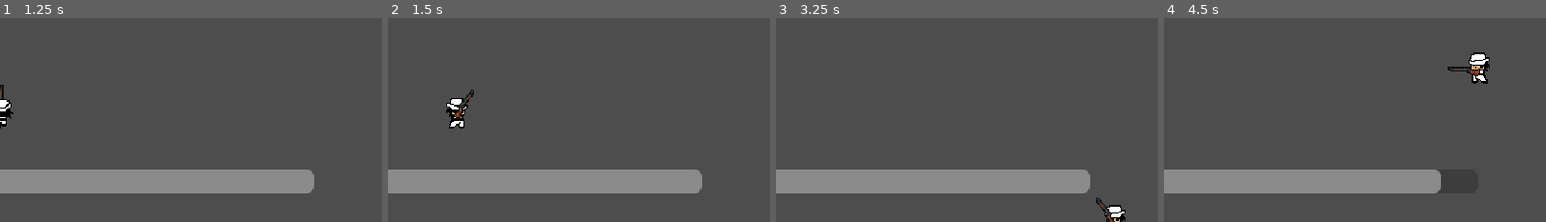
Above: before the commit, frames 1-4 (left to right).
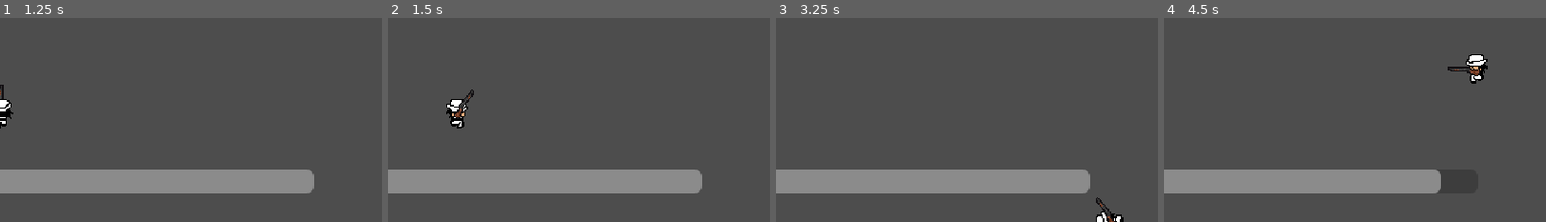
Above: after the commit, the same moments.

Repository: Kuran-002/Project-F
Game: Godot game, scene res://levels/main_menu/main_menu.tscn
Same seed, same stepped clock (60 frames per second), same inputs: the game is played once before the commit and once after it.
Inputs (mouse positions are % of the whole screen's width and height, from its top left):
- Up to frame 1 (1.25 s): click "Play" at 0.5 s
- Up to frame 2 (1.5 s): tap Enter at 1.25 s; move the mouse to (72, 42) at 1.27 s; hold D (move_right) from 1.28 s (still down); tap Space (dodge) at 1.35 s
- Up to frame 3 (3.25 s): move the mouse to (30, 53) at 2.02 s; release D (move_right) at 2.03 s; hold S (move_down) 2.03-2.78 s; tap Space (dodge) at 2.1, 3.05 s; move the mouse to (60, 24) at 2.77 s; hold D (move_right) from 2.78 s (still down); click (60, 24) at 2.85 s
- Up to frame 4 (4.5 s): move the mouse to (45, 69) at 3.52 s; release D (move_right) at 3.53 s; hold W (move_up) 3.53-4.28 s; tap Space (dodge) at 3.6, 4.35 s; move the mouse to (80, 63) at 4.27 s; hold A (move_left) from 4.28 s (still down)
The pictures show only the part of the screen within x 50-100%, y 50-100%; the shares and areas given below are measured in that part.

Frame 1 is identical in both runs. In frame 2, 0.2% of the frame differs, in the area x 15-21%, y 39-55%; in frame 3, 0.4%, in the area x 83-92%, y 91-100%; in frame 4, 0.4%.

Commit message:
Fixed issue where rolling animation did not play

Diff:
--- a/player.gd
+++ b/player.gd
@@ -49,7 +49,7 @@
 func _ready() -> void:
 	add_to_group("player")
 	screen_size = get_viewport_rect().size
-	start(Vector2(320, 270)) # TODO: REMOVE THIS
+	start(Vector2(320, 270)) # DO NOT TOUCH
 	health_bar.max_value = MAX_HEALTH
 	health_bar.value = health
 
@@ -77,19 +77,18 @@
 			velocity.x -= 1
 		if Input.is_action_pressed("move_right"):
 			velocity.x += 1
-
-	# Sprite direction based on mouse direction
-	var direction_x = 0
-	var direction_y = 0
-	if (mouse_direction.y > 0.2):
-		direction_y += 1
-	if (mouse_direction.y < -0.2):
-		direction_y -= 1
-	if (mouse_direction.x > 0.2):
-		direction_x += 1
-	if (mouse_direction.x < -0.2):
-		direction_x -= 1
-	$AnimatedSprite2D.animation = DIRECTIONS[direction_x + 1][direction_y + 1]
+		# Sprite direction based on mouse direction
+		var direction_x = 0
+		var direction_y = 0
+		if (mouse_direction.y > 0.2):
+			direction_y += 1
+		if (mouse_direction.y < -0.2):
+			direction_y -= 1
+		if (mouse_direction.x > 0.2):
+			direction_x += 1
+		if (mouse_direction.x < -0.2):
+			direction_x -= 1
+		$AnimatedSprite2D.animation = DIRECTIONS[direction_x + 1][direction_y + 1]
 
 	# Gun is in front of player when they are facing away
 	gun.show_behind_parent = false
@@ -106,10 +105,6 @@
 	if (velocity.length() > 0):
 		velocity = velocity.normalized() * MOVE_SPEED
 
-	if (velocity.length() == 0):
-		$AnimatedSprite2D.stop()
-	else:
-		$AnimatedSprite2D.play()
 
 	# Start dodge once per key press so holding the key cannot chain dodges.
 	if Input.is_action_just_pressed("dodge") and can_dodge and !is_dodging:
@@ -120,6 +115,11 @@
 		$AnimatedSprite2D.animation = "dodge_" + $AnimatedSprite2D.animation
 	if(is_dodging):
 		velocity *= DODGE_MULT
+
+	if (velocity.length() == 0):
+		$AnimatedSprite2D.stop()
+	else:
+		$AnimatedSprite2D.play()
 
 	# check player bounds
 	position += velocity * delta
--- a/player.tscn
+++ b/player.tscn
@@ -1158,8 +1158,10 @@
 
 [node name="AnimatedSprite2D" type="AnimatedSprite2D" parent="." unique_id=67543614]
 sprite_frames = SubResource("SpriteFrames_4flbx")
-animation = &"down_left"
+animation = &"dodge_up_left"
 autoplay = "left"
+frame = 7
+frame_progress = 0.92037743
 
 [node name="CollisionShape2D" type="CollisionShape2D" parent="." unique_id=753808998]
 shape = SubResource("CapsuleShape2D_onrkg")
